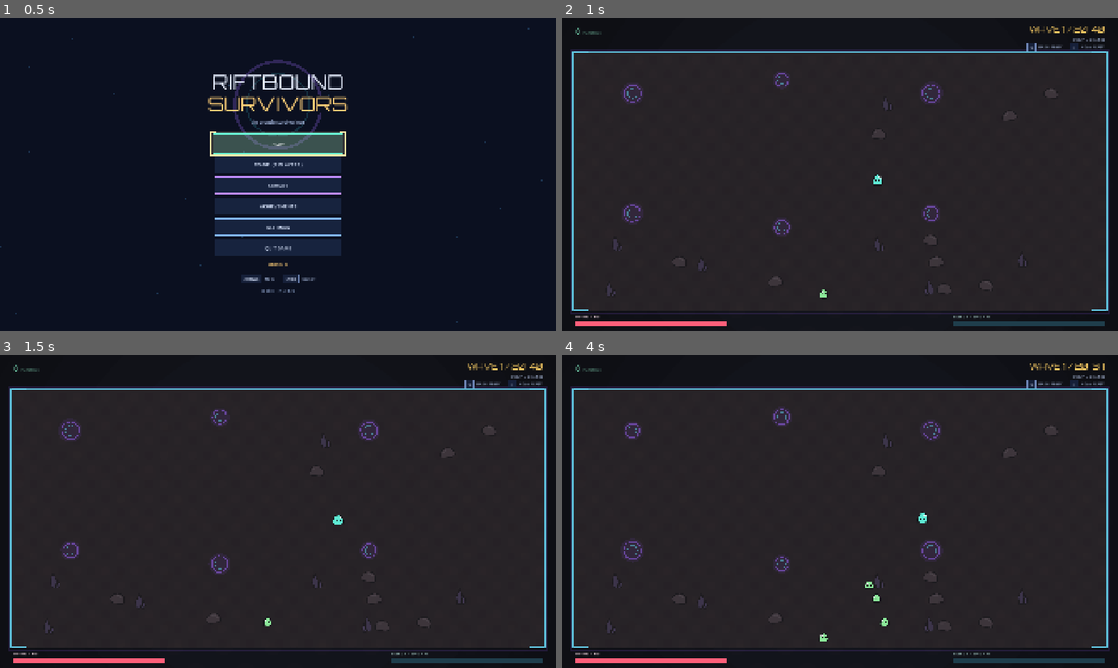
Above: before the commit, frames 1-4 (two rows, left to right).
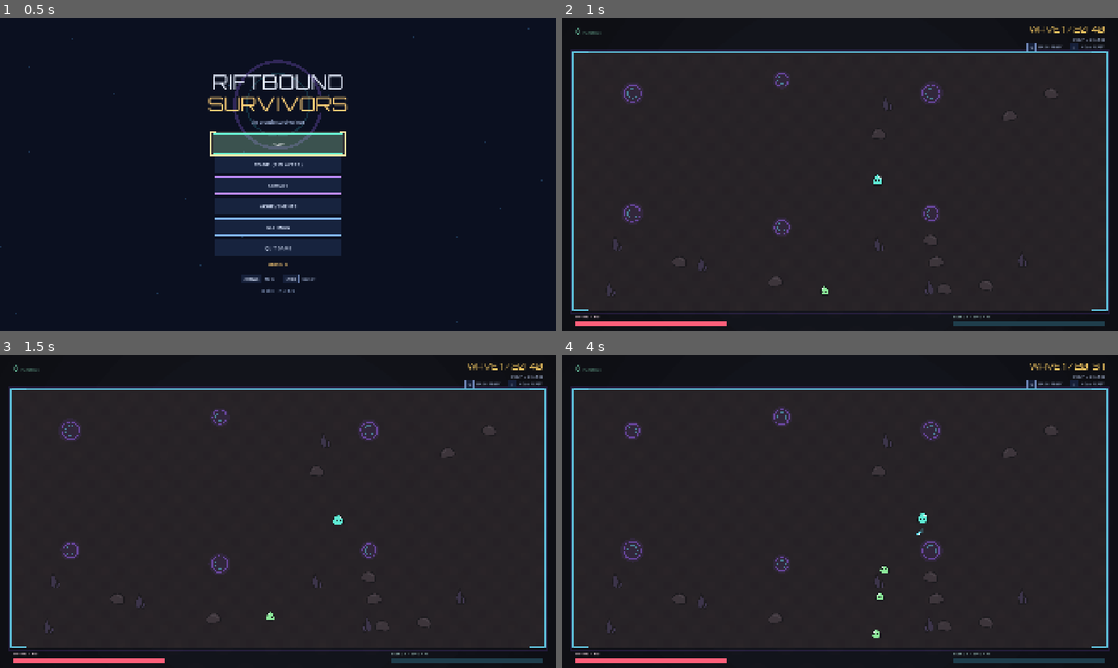
Above: after the commit, the same moments.

Repository: notAnKy/riftbound-survivors
Game: Godot game, scene res://Main.tscn
Same seed, same stepped clock (60 frames per second), same inputs: the game is played once before the commit and once after it.
Inputs (mouse positions are in pixels of both pictures, inside the frame that each line leads up to):
- Up to frame 1 (0.5 s): no input
- Up to frame 2 (1 s): tap Enter at 0.5 s; move the mouse to (962, 158) at 0.52 s; hold D (kb_right) from 0.53 s (still down); hold Enter from 0.53 s (still down); click (962, 158) at 0.67 s; tap Space at 0.77 s
- Up to frame 3 (1.5 s): release D (kb_right) at 1.25 s; release Enter at 1.25 s; drag from (166, 527) to (339, 517) at 1.27 s
- Up to frame 4 (4 s): move the mouse to (895, 442) at 2.02 s; hold D (kb_right) 2.03-2.75 s; tap P at 2.1 s; drag from (812, 574) to (673, 464) at 2.77 s; move the mouse to (1006, 558) at 3.52 s; hold A (kb_left) from 3.53 s (still down); tap B at 3.6 s; tap Space at 3.77 s

Frame 1 is identical in both runs. In frame 2, less than 0.1% of the frame differs, in the area x 46-48%, y 85-90%; in frame 3, less than 0.1%; in frame 4, 0.2%, in the area x 46-65%, y 55-92%.

Commit message:
Fewer, deadlier enemies; harder bosses; healing cut again
Play feedback at rounds 10-14: far too many enemies arriving far too fast,
enough to stutter the machine, and the observation underneath it is right --
difficulty that arrives as a headcount is noise, not challenge.

Roughly 2.5x fewer now: wave 15 falls from ~18 spawns a second to ~7, wave
10 from ~11 to ~5. Each body is tougher, quite a lot faster and hits harder
to pay for it. MAX_LIVE_ENEMIES caps live bodies outright, and the spawn
clock does not run while the field is full, so clearing a crowd cannot
immediately dump a backlog into the gap.

Bosses: wave 5 roughly doubles again, they move much faster, hit 1.7x, and
they now fire radial volleys -- a four-spoke plus alternating with an
eight-spoke star, the star twisted half a step so it covers the gaps the
plus left. A boss that only walks at you is a health bar with legs.

Healing takes a second pass after "I take damage and heal immediately" at
round 7: the regen ceiling halves to 3/s, lifesteal per hit halves, the
per-kill trickle and health drops thin out, and the wave-clear refund drops
to 10% plus 4% of what is missing. Item and reward regen values fall with
them. Two tests pinned the old wave-clear figure and the old boss health and
were updated to the new intent.

Diff:
--- a/scripts/actors/enemy.gd
+++ b/scripts/actors/enemy.gd
@@ -30,6 +30,9 @@
 var charge_timer := 0.0
 var charge_dir := Vector2.RIGHT
 var age := 0.0
+# Boss volleys: the clock, and which shape comes next.
+var volley_timer := 0.0
+var volley_index := 0
 var alive := true
 var tint := Color.WHITE
 # A hop, a breath and a flinch on a sprite that has no frames. See sprite_anim.
@@ -149,6 +152,11 @@
 	else: sprite.modulate = tint
 	# Last frame's velocity is plenty: this is a hop, not a simulation.
 	anim.tick(sprite, delta, velocity.length() / maxf(speed, 1.0))
+	if is_boss:
+		volley_timer -= delta
+		if volley_timer <= 0.0:
+			volley_timer = Balance.BOSS_VOLLEY_SECONDS
+			fire_volley()
 	var to_player := player.global_position - global_position
 	var distance := to_player.length()
 	var direction := to_player / maxf(distance, 0.001)
@@ -190,6 +198,19 @@
 		attack_timer = attack_cooldown
 		player.hurt(contact_damage)
 
+# A plus, then a star, then a plus. Alternating the spoke count *and* twisting
+# the odd one by half a step means two volleys in a row never leave the same
+# gaps, so standing in one safe lane does not work twice.
+func fire_volley() -> void:
+	var star := volley_index % 2 == 1
+	var spokes := Balance.BOSS_VOLLEY_SPOKES if star else 4
+	var twist := (PI / float(spokes)) if star else 0.0
+	volley_index += 1
+	for i in range(spokes):
+		var angle := TAU * float(i) / float(spokes) + twist
+		wants_shot.emit(position, Vector2.RIGHT.rotated(angle),
+			contact_damage * Balance.BOSS_VOLLEY_DAMAGE, Balance.BOSS_VOLLEY_SPEED)
+
 func push(direction: Vector2, force: float) -> void:
 	knockback = direction.normalized() * force
 
--- a/scripts/data/balance.gd
+++ b/scripts/data/balance.gd
@@ -6,7 +6,9 @@
 
 # Enemy health at round N is (BASE + PER_ROUND * N) * type multiplier * curve.
 const ENEMY_HP_BASE := 15.0
-const ENEMY_HP_PER_ROUND := 4.2
+# Raised with the spawn rate cut: the crowd is roughly half the size it was, so
+# each body in it has to be worth more. See SPAWN_INTERVAL for the whole trade.
+const ENEMY_HP_PER_ROUND := 5.6
 
 # The curve compounds, so small changes here matter far more by round 10 than
 # anything else in this file. 1.30 made round 10 enemies roughly 1700hp.
@@ -18,21 +20,32 @@
 const ROUND_INTENSITY_LATE := 1.09
 const INTENSITY_SOFTENS_AT := 10
 
-const ENEMY_SPEED_MIN := 54.0
-const ENEMY_SPEED_MAX := 82.0
-const ENEMY_SPEED_PER_ROUND := 4.0
-const ENEMY_DAMAGE_PER_ROUND := 1.5
+# Faster and harder-hitting, for the same reason. A wave should be threatening
+# because the things in it are dangerous, not because there are hundreds.
+const ENEMY_SPEED_MIN := 70.0
+const ENEMY_SPEED_MAX := 106.0
+const ENEMY_SPEED_PER_ROUND := 5.4
+const ENEMY_DAMAGE_PER_ROUND := 2.2
 
 # A boss is priced as a very fat enemy rather than on its own curve. It used to
 # be BOSS_HP_BASE * (1 + 0.18 * round), which is *linear* while every regular
 # enemy compounds -- so a wave-20 brute ended up with 2.4x the final boss's
 # health, and the wave-5 boss died in about two seconds of focused fire. Running
 # it through enemy_hp means it can never fall behind the crowd again.
-const BOSS_HP_TYPE := 40.0
+const BOSS_HP_TYPE := 68.0
 # And it hits harder than the thing it is standing in a crowd of.
-const BOSS_DAMAGE := 1.35
-const BOSS_SPEED_BASE := 45.0
-const BOSS_SPEED_PER_ROUND := 2.0
+const BOSS_DAMAGE := 1.7
+const BOSS_SPEED_BASE := 72.0
+const BOSS_SPEED_PER_ROUND := 2.8
+
+# A boss that only walks at you is a health bar with legs. Every few seconds it
+# punctuates the chase with a radial volley, alternating a four-spoke plus and
+# an eight-spoke star so consecutive volleys never line up -- the star goes
+# through the gaps the plus left.
+const BOSS_VOLLEY_SECONDS := 3.4
+const BOSS_VOLLEY_SPOKES := 8
+const BOSS_VOLLEY_DAMAGE := 0.55
+const BOSS_VOLLEY_SPEED := 250.0
 
 # Levelling. XP needed for the next level is previous * GROWTH + FLAT.
 const XP_FIRST_LEVEL := 10
@@ -40,18 +53,26 @@
 const XP_FLAT := 3
 
 # Seconds between spawn batches, before the curve divides it down.
-const SPAWN_INTERVAL := 1.05
+const SPAWN_INTERVAL := 1.5
 # The floor binds from about wave 12 on, so it alone sets the late-game spawn
 # rate: at 0.16 with a batch of five that was 31 enemies a second and close to
 # two thousand in one wave, which is where the crowd ran away from any build
 # that was not merging weapons.
-const SPAWN_INTERVAL_MIN := 0.22
+# Play feedback at rounds 10-14: too many enemies, spawning too fast, to the
+# point of stuttering the machine -- and difficulty that arrives as a headcount
+# is not difficulty, it is noise. Roughly 2.5x fewer arrive now (wave 15 goes
+# from ~18 a second to ~7) and each one is faster, tougher and hits harder.
+const SPAWN_INTERVAL_MIN := 0.42
 # Rounds at which the spawner starts adding another enemy per batch. It
 # used to double up at round 4, which is exactly where the difficulty
 # complaint landed.
-const SPAWN_BATCH_EVERY := 5
+const SPAWN_BATCH_EVERY := 6
 # And a ceiling on that, for the same reason as the interval floor.
 const SPAWN_BATCH_MAX := 4
+# A hard ceiling on live bodies. The spawner simply waits above it: the frame
+# cost is real, and a crowd already too big to fight is not made more
+# interesting by being bigger.
+const MAX_LIVE_ENEMIES := 90
 # --- where the crowd comes from ----------------------------------------------
 #
 # Enemies used to pick a uniformly random edge on *every single spawn*, which
@@ -89,10 +110,10 @@
 # out-paced a whole crowd hitting you, so standing still was the strongest play.
 # The bandage roll, the per-kill trickle and lifesteal are all deliberately thin,
 # and lifesteal is capped per hit so a piercing crit cannot refill the bar.
-const HEALTH_DROP_CHANCE := 0.03
+const HEALTH_DROP_CHANCE := 0.02
 const HEALTH_DROP_AMOUNT := 8
-const HEAL_EVERY_KILLS := 40
-const HEAL_ON_KILLS := 3.0
+const HEAL_EVERY_KILLS := 65
+const HEAL_ON_KILLS := 2.0
 # --- survivability -----------------------------------------------------------
 #
 # Play-tested to round 14 standing still and never dying. Three unbounded stacks
@@ -107,7 +128,9 @@
 # left alone.
 const SYNERGY_ITEM_CAP := 12
 # A hard ceiling on regen, so no combination of sources can outrun a crowd.
-const REGEN_CAP := 6.0
+# Halved again on play feedback: "I take damage and heal immediately" at round
+# 7. Regen is the stat that quietly decides whether damage matters at all.
+const REGEN_CAP := 3.0
 # Armor is amount * (1 - armor / (armor + ARMOR_SOFTNESS)), then floored at
 # ARMOR_MIN_TAKEN. Softness was 30, which is why 70 armor read as 70% off.
 const ARMOR_SOFTNESS := 55.0
@@ -115,7 +138,7 @@
 # Dodge was capped at 60%, which stacks multiplicatively with armor and regen
 # and was doing more than either.
 const DODGE_CAP := 30.0
-const LIFESTEAL_MAX_PER_HIT := 0.008
+const LIFESTEAL_MAX_PER_HIT := 0.004
 
 # Between-wave healing is the opposite case, and is where the health economy
 # actually lives. Chip damage carries across waves, so without this a run is a
@@ -123,10 +146,10 @@
 # was left over from the last five, which is exactly the wall play-testing hit.
 # Once per wave, capped at max HP, it cannot be farmed the way a per-kill heal
 # can -- standing still through a wave earns nothing extra.
-const WAVE_CLEAR_HEAL := 0.15
+const WAVE_CLEAR_HEAL := 0.10
 # A wave survived at a sliver pays a little more, so a bad wave is recoverable
 # without making a good one heal for nothing. Fraction of the missing bar.
-const WAVE_CLEAR_HEAL_MISSING := 0.08
+const WAVE_CLEAR_HEAL_MISSING := 0.04
 
 # Co-op. A downed survivor is revived at the start of the next round, at this
 # fraction of max HP -- going down has to cost something, or throwing yourself at
--- a/scripts/data/item_catalog.gd
+++ b/scripts/data/item_catalog.gd
@@ -43,13 +43,13 @@
 		{"id":"ghost_step", "name":"GHOST STEP", "price":30, "min_round":3,
 			"stats":{"dodge":4.0}, "color":Color("bf8cff")},
 		{"id":"leech_rune", "name":"LEECH RUNE", "price":32, "min_round":3,
-			"stats":{"lifesteal":1.5}, "color":Color("ff718b")},
+			"stats":{"lifesteal":0.9}, "color":Color("ff718b")},
 		{"id":"salvage_rig", "name":"SALVAGE RIG", "price":19, "min_round":3,
 			"stats":{"harvesting":4.0}, "color":Color("ffd166")},
 		{"id":"repair_field", "name":"REPAIR FIELD", "price":30, "min_round":4,
-			"stats":{"hp_regen":0.55}, "color":Color("69f4d4")},
+			"stats":{"hp_regen":0.35}, "color":Color("69f4d4")},
 		{"id":"vital_spring", "name":"VITAL SPRING", "price":38, "min_round":3,
-			"stats":{"hp_regen":0.9, "speed":-4.0}, "color":Color("8cffd1")},
+			"stats":{"hp_regen":0.55, "speed":-4.0}, "color":Color("8cffd1")},
 		{"id":"impact_core", "name":"IMPACT CORE", "price":26, "min_round":2,
 			"stats":{"knockback":6.0}, "color":Color("ffcc70")},
 		{"id":"cryo_round", "name":"CRYO ROUND", "price":30, "min_round":3,
@@ -82,7 +82,7 @@
 			"stats":{}, "per":{"stat":"max_hp", "amount":3.5, "of":"items"},
 			"color":Color("69f4d4")},
 		{"id":"field_medic", "name":"FIELD MEDIC", "price":40, "min_round":4,
-			"stats":{}, "per":{"stat":"hp_regen", "amount":0.16, "of":"items"},
+			"stats":{}, "per":{"stat":"hp_regen", "amount":0.09, "of":"items"},
 			"color":Color("69f4d4")},
 	]
 
--- a/scripts/data/upgrade_catalog.gd
+++ b/scripts/data/upgrade_catalog.gd
@@ -20,17 +20,17 @@
 		{"title":"CONCUSSION", "stats":{"knockback":4.0}, "rarity":"COMMON"},
 		{"title":"FROST EDGE", "stats":{"slow":6.0}, "rarity":"RARE"},
 		{"title":"SOUL MAGNET", "stats":{"pickup_radius":28.0}, "rarity":"COMMON"},
-		{"title":"KNIT FLESH", "stats":{"hp_regen":0.25}, "rarity":"COMMON"},
+		{"title":"KNIT FLESH", "stats":{"hp_regen":0.15}, "rarity":"COMMON"},
 		{"title":"PHASE TREADS", "stats":{"speed":9.0}, "rarity":"RARE"},
 		{"title":"KEEN SIGHT", "stats":{"crit_chance":5.0}, "rarity":"RARE"},
 		{"title":"LONG LENS", "stats":{"attack_range":14.0}, "rarity":"RARE"},
-		{"title":"VEIN TAP", "stats":{"lifesteal":1.8}, "rarity":"RARE"},
+		{"title":"VEIN TAP", "stats":{"lifesteal":1.0}, "rarity":"RARE"},
 		{"title":"SALVAGER", "stats":{"harvesting":3.0}, "rarity":"RARE"},
-		{"title":"MENDING RUNE", "stats":{"hp_regen":0.55}, "rarity":"RARE"},
+		{"title":"MENDING RUNE", "stats":{"hp_regen":0.3}, "rarity":"RARE"},
 		{"title":"RIFT CROWN", "stats":{"damage":18.0, "max_hp":15.0}, "rarity":"LEGENDARY"},
 		{"title":"VOID ENGINE", "stats":{"attack_speed":20.0, "crit_chance":6.0}, "rarity":"LEGENDARY"},
 		{"title":"AEGIS SHARD", "stats":{"armor":5.0, "dodge":3.0}, "rarity":"LEGENDARY"},
-		{"title":"LIVING CORE", "stats":{"hp_regen":0.9, "max_hp":18.0}, "rarity":"LEGENDARY"},
+		{"title":"LIVING CORE", "stats":{"hp_regen":0.5, "max_hp":18.0}, "rarity":"LEGENDARY"},
 	]
 
 static func roll_choices(rng: RandomNumberGenerator, round_number: int, luck: float = 0.0) -> Array[Dictionary]:
--- a/scripts/game/game_session.gd
+++ b/scripts/game/game_session.gd
@@ -594,6 +594,9 @@
 func spawn_enemies(delta: float) -> void:
 	gate_timer -= delta
 	if gate_timer <= 0.0 or spawn_gates.is_empty(): pick_gates()
+	# Above the ceiling the spawner simply waits. The clock is not decremented
+	# either, so clearing bodies does not immediately dump a backlog on you.
+	if actors.get_child_count() >= Balance.MAX_LIVE_ENEMIES: return
 	spawn_timer -= delta
 	if spawn_timer > 0.0: return
 	# Two players kill far faster than one, so the crowd arrives faster too.
--- a/tests/integration_test.gd
+++ b/tests/integration_test.gd
@@ -291,7 +291,7 @@
 	check("a boss outweighs its wave's brute throughout (%s)" % ("ok" if outweighs else worst), outweighs)
 	# And is still killable: a fight, not a wall.
 	check("boss at round 5 is a fight, not a wall (%.0f hp)" % Balance.boss_hp(5),
-		Balance.boss_hp(5) > 1500.0 and Balance.boss_hp(5) < 4000.0)
+		Balance.boss_hp(5) > 3500.0 and Balance.boss_hp(5) < 8000.0)
 	check("and it hits harder than the crowd it arrives with (%.0fx)" % Balance.BOSS_DAMAGE,
 		Balance.BOSS_DAMAGE > 1.0)
 	var need := Balance.XP_FIRST_LEVEL
@@ -1021,7 +1021,11 @@
 	var before: float = s.player.hp
 	s.finish_wave()
 	var gained: float = s.player.hp - before
-	check("clearing a wave heals a real chunk (%.0f hp)" % gained, gained > s.player.max_hp * 0.2)
+	# Deliberately modest. It exists so chip damage does not carry across a
+	# whole run untouched, not so a wave clear undoes the wave -- the second
+	# pass on healing cut it after "I take damage and heal immediately".
+	check("clearing a wave pays back some of the bar (%.0f hp)" % gained,
+		gained > s.player.max_hp * 0.10 and gained < s.player.max_hp * 0.25)
 	check("but not a full refill (%.0f/%.0f)" % [s.player.hp, s.player.max_hp], s.player.hp < s.player.max_hp)
 	s.player.hp = s.player.max_hp
 	s.finish_wave()
